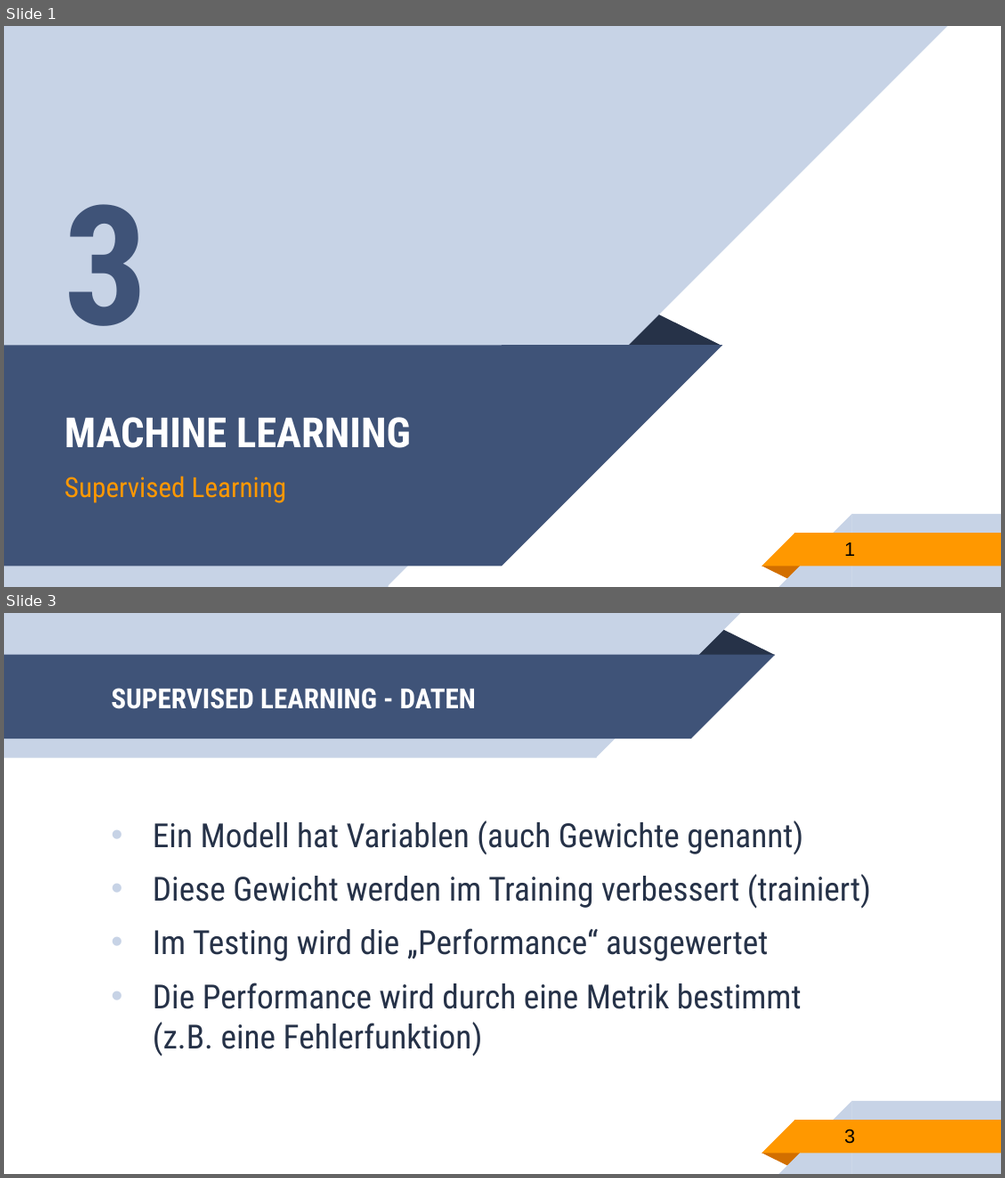
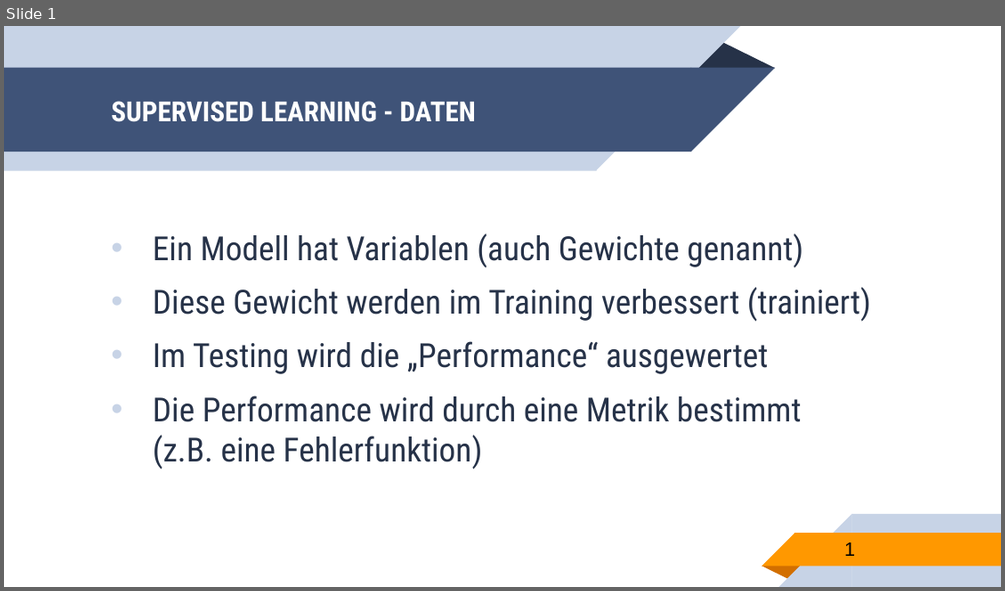
Before and after one commit to franneck94/UdemyTF, a slide deck: lectures/Chapter3/MachineLearningSupervisedLearning.pptx. Shown one above the other, each under a label of ours: slides 1 and 3 before the commit, slide 1 after it; the slides between them are not shown. The pictures are 1005x1178 and 1005x591 pixels, drawn with LibreOffice and Linux fonts; fonts in the diff are those of the drawing. Boxes give left, top, right and bottom in pixels: in the first picture for what was removed or moved away, otherwise in the second. Text is boxed around its words. In the diff, an @@ line names an element or a change of style, - is before the commit and + after.

```diff
--- a/lectures/Chapter3/MachineLearningSupervisedLearning.pptx
+++ b/lectures/Chapter3/MachineLearningSupervisedLearning.pptx
@@ slide 1 removed at (4,26,1001,587), background #FFFFFF; not listed: 5 template elements that a slide beside it also shows @@
@@ rectangle removed at (4,26,388,586) @@
@@ right triangle removed at (388,26,948,585) @@
@@ text removed at (65,204,148,362) @@
-3
@@ triangle removed at (625,313,721,345) @@
@@ rectangle removed at (4,345,502,566) @@
@@ right triangle removed at (502,345,723,566) @@
@@ title removed at (65,417,411,448) @@
-MACHINE LEARNING
@@ subtitle removed at (65,475,286,503) @@
-Supervised Learning
@@ page number removed at (844,542,855,556) @@
-1
@@ what was slide 3 is now slide 1 @@
@@ page number at (844,542,855,556): text changed @@
-3
+1
```
Also in this commit, not shown: 1 other slide removed, 4 other files.
